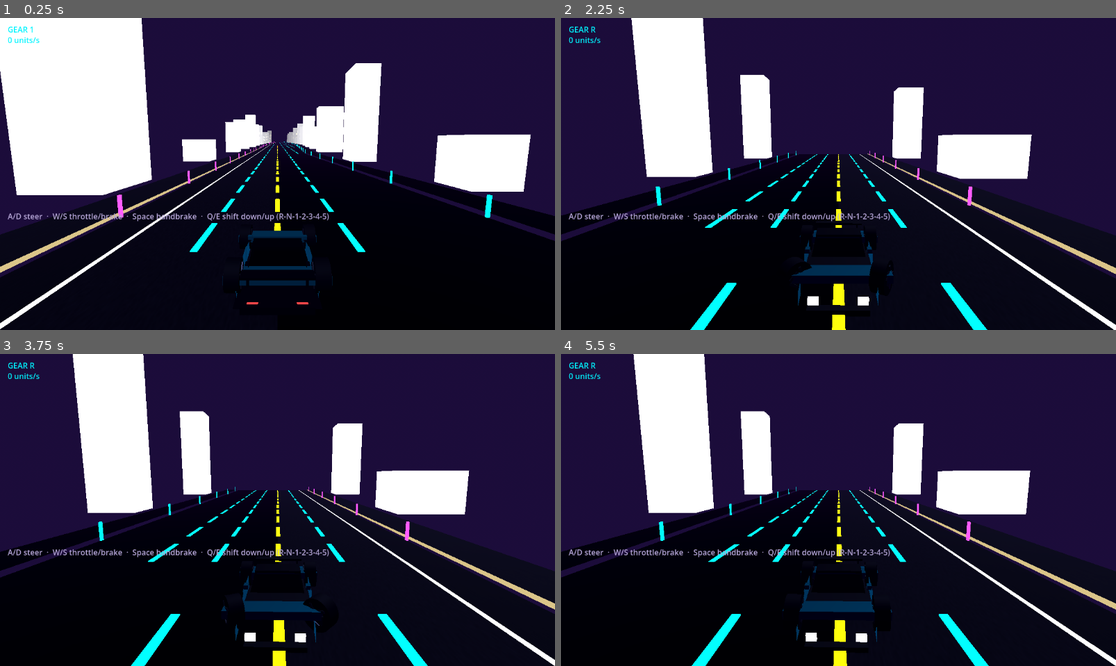
Above: before the commit, frames 1-4 (two rows, left to right).
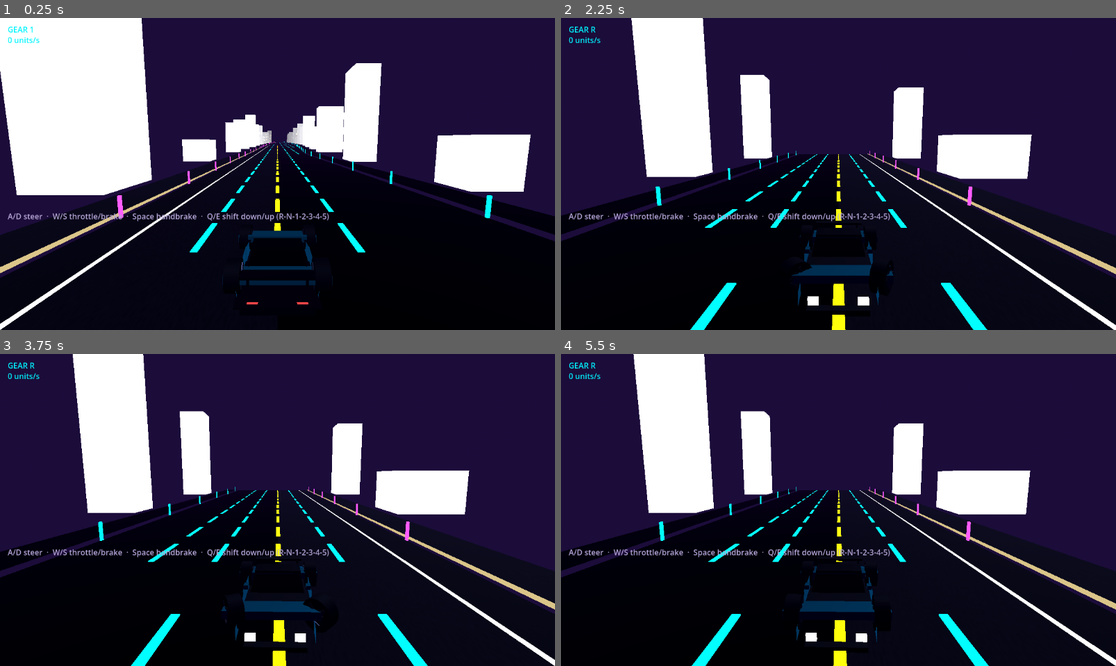
Above: after the commit, the same moments.

Repository: SmurfyHehe/neon-overdrive
Game: Godot game, scene res://Game.tscn
The game is run twice, just before and just after one commit, with the same random seed, the same clock (stepped at 60 frames per second) and the same inputs.
Inputs (mouse positions are in pixels of both pictures, inside the frame that each line leads up to):
- Up to frame 1 (0.25 s): no input
- Up to frame 2 (2.25 s): tap Enter at 0.5 s; move the mouse to (960, 158) at 0.52 s; hold D 0.53-1.25 s; tap Q at 0.6, 2.1 s; click (960, 158) at 0.67 s; tap Space at 0.77, 2 s; drag from (727, 189) to (810, 236) at 1.27 s; move the mouse to (894, 105) at 2.02 s; hold D from 2.03 s (still down)
- Up to frame 3 (3.75 s): release D at 2.75 s; drag from (249, 572) to (111, 463) at 2.77 s; move the mouse to (444, 556) at 3.52 s; hold A from 3.53 s (still down); tap Q at 3.6 s
- Up to frame 4 (5.5 s): tap Space at 3.77, 5 s; release A at 4.25 s; tap Enter at 4.25 s; drag from (672, 463) to (755, 432) at 4.27 s; move the mouse to (866, 510) at 5.02 s; hold S from 5.03 s (still down); tap Q at 5.1 s; click (866, 510) at 5.17 s

The runs differ from the first frame. In frame 1, 0.7% of the frame differs, in the area x 0-100%, y 1-100%; in frame 2, less than 0.1%; in frame 3, less than 0.1%; in frame 4, less than 0.1%.

Commit message:
Smooth motion with vsync off; keep vsync off out of exports (B7)
Review of PR #8 found two problems with turning vsync off:

1. The car only moves on the 60 Hz physics tick, but the camera followed
   its raw position every rendered frame, so car and road judder above
   60 FPS. Physics interpolation is now on, the camera follows the
   interpolated position and is not interpolated itself, and recycled
   road chunks reset their interpolation so they jump instead of sliding.

2. Vsync off was set for every run and export. It is now an editor-only
   override (vsync_mode.editor=0), so exported builds keep vsync on.

Co-Authored-By: Claude Opus 5.5 <noreply@anthropic.com>

Diff:
--- a/project.godot
+++ b/project.godot
@@ -20,7 +20,11 @@
 
 [display]
 
-window/vsync/vsync_mode=0
+window/vsync/vsync_mode.editor=0
+
+[physics]
+
+common/physics_interpolation=true
 
 [rendering]
 
--- a/scripts/game.gd
+++ b/scripts/game.gd
@@ -163,6 +163,10 @@
 			var prev_cfg := _section_at(max_idx - 1)
 			var cfg := _section_at(max_idx)
 			RoadChunkBuilder.rebuild_chunk(c.root, max_idx, prev_cfg, cfg)
+			# Physics interpolation is on (ISSUES B7): without this reset the
+			# recycled chunk would slide from its old spot to the new one
+			# over a frame instead of jumping there.
+			c.root.reset_physics_interpolation()
 			c.index = max_idx
 
 # ---------- player ----------
@@ -176,11 +180,17 @@
 	camera = Camera3D.new()
 	camera.fov = CAM_FOV
 	camera.far = 400.0
+	# Moved in _process every rendered frame, so it must not be
+	# physics-interpolated itself (ISSUES B7).
+	camera.physics_interpolation_mode = Node.PHYSICS_INTERPOLATION_MODE_OFF
 	add_child(camera)
 	camera.current = true
 
 func _update_camera() -> void:
-	var p := player.position
+	# The interpolated position, not player.position: the car only moves on
+	# the 60 Hz physics tick, and with vsync off the camera updates several
+	# times per tick. Following the raw position made car and road judder.
+	var p := player.get_global_transform_interpolated().origin
 	# BUG FIX (2026-09-13): camera never rotated for reverse, so you couldn't
 	# see what you were backing into. Reversing flips the chase cam to the
 	# opposite side of the car looking the opposite way -- it still trails
